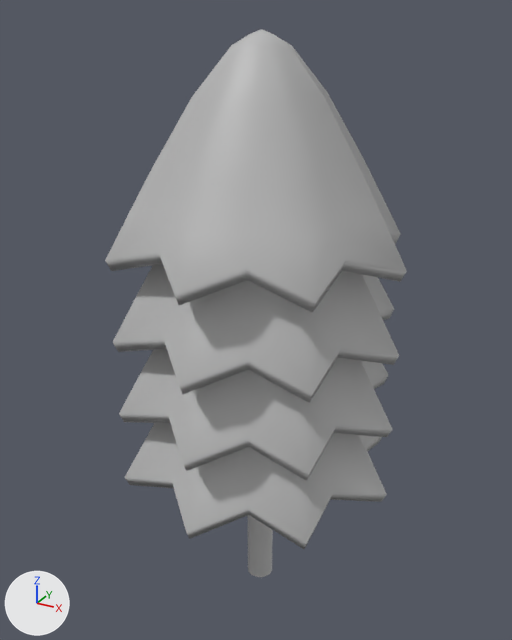
The FBX model FroggyTeam/Assets/3D/SM_Conifere.fbx: old version first, new version second.
Both versions are drawn from a 50 mm lens placed at (1.81, -3.35, 3.47), pointed at (-0.05, 0.03, 1.77). Lighting does not change. The marker at lower left points along +X, +Y and +Z. Where no turn or scale is listed for an object, it has been applied to the vertices.

Objects in the first picture: 'SM_TreeLeaves', 'SM_TreeLeaves1', 'SM_TreeLeaves2', 'SM_TreeLeaves3', 'SM_TreeTronk'.
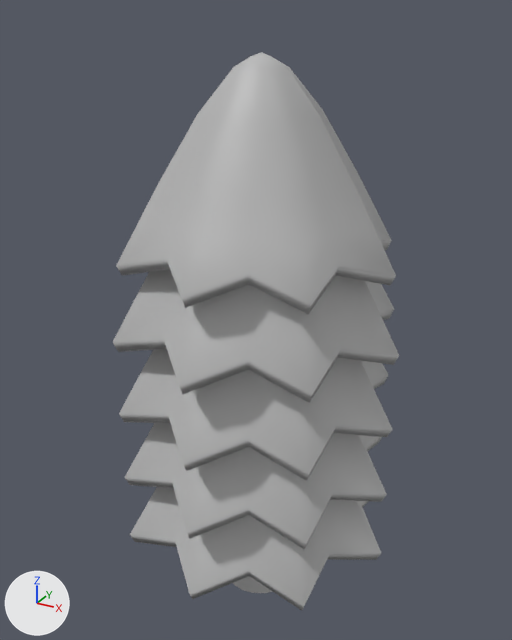
The newer file is also rescaled (x13.98) as a whole; pictures and numbers use the older file's frame.

Diff of the bpy script that builds the scene:
```diff
--- a/FroggyTeam/Assets/3D/SM_Conifere.fbx.py
+++ b/FroggyTeam/Assets/3D/SM_Conifere.fbx.py
@@ me_mesh_001 @@
 me_mesh_001.from_pydata(...)  # 114 vertices, 112 faces; spans x -0.84..0.84, y -0.84..0.84, z 0.29..1.48
 # used by ob_sm_treeleaves; location = (0.0, 0.0, 1.888)
+# me_mesh_001 part 1: the whole mesh is scaled about the mesh origin by 0.935
 me_mesh_001.materials.append(mat_m_conifere)
@@ me_mesh_1 @@
+me_mesh_1.from_pydata(...)  # 40 vertices, 20 faces; spans x -24.0..24.0, y -7.0..104.0, z -24.0..24.0
+me_mesh_1.materials.append(mat_m_conifere)  # grey #bcbcbc
@@ me_mesh_001_1 @@
+me_mesh_001_1.from_pydata(...)  # 114 vertices, 112 faces; spans x -0.84..0.84, y -0.84..0.84, z 0.29..1.48
+me_mesh_001_1.materials.append(mat_m_conifere)  # grey #bcbcbc
@@ ob_sm_conifere @@
-ob_sm_conifere = bpy.data.objects.new('SM_Conifere', None)
+ob_sm_conifere = bpy.data.objects.new('SM_Conifere', me_mesh_1)
 ob_sm_conifere.location = (0.0, 0.0, 0.0)
@@ ob_sm_treetronk @@
-ob_sm_treetronk = bpy.data.objects.new('SM_TreeTronk', me_mesh)
-ob_sm_treetronk.location = (0.0, 0.0, 0.0)
@@ ob_sm_treeleaves7 @@
+ob_sm_treeleaves7 = bpy.data.objects.new('SM_TreeLeaves7', me_mesh_001_1)
+ob_sm_treeleaves7.location = (0.0, 0.0, 0.064)
```

Location of each change, (x1, y1, x2, y2) in pixels of the pictures (512 x 640 px):
'SM_TreeLeaves', mesh rescaled (7% narrower, 8% shorter): before (105, 29, 407, 313); after (116, 52, 396, 314)
'SM_TreeLeaves7', added: after (130, 487, 381, 610)
'SM_TreeTronk', deleted: before (248, 515, 273, 577)
'SM_Conifere', now drawn: after (233, 576, 273, 593)
